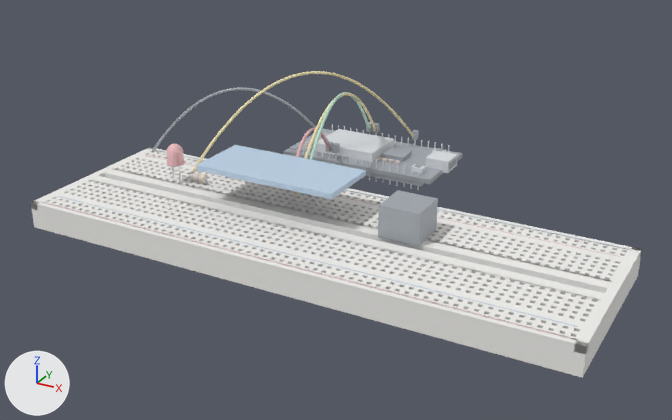
What one commit did to the glTF model mcp-server/physical_studio/bench/ready/distance-alarm/step-13.glb.
Before and after are seen from a camera (50 mm lens) standing at (0.1186, -0.206, 0.1165) and looking at (-0.0056, 0.0198, 0.0037). Lighting does not change. The marker at lower left points along +X, +Y and +Z. The older version comes first. Where no turn or scale is listed for an object, it has been applied to the vertices. Vertices at exactly the same position are counted once.

The first picture shows 'breadboard__mesh', 'buzzer__mesh', 'sensor__mesh', 'uno__mesh', 'wire_ground__mesh', 'wire_led_signal__mesh', 'wire_sensor_echo__mesh', 'wire_sensor_trig__mesh' and 3 more.
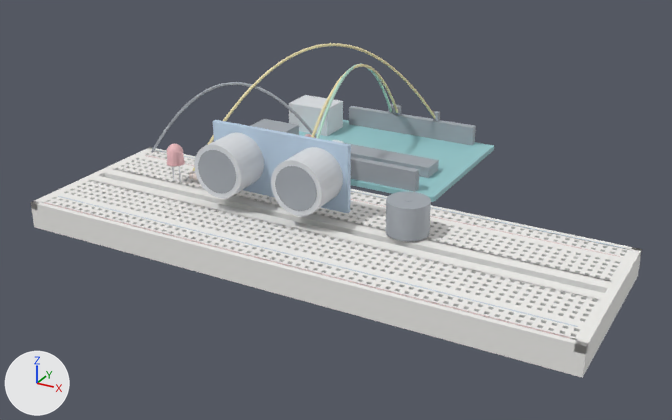
Edits to the bpy script that builds the scene:
```text
Change me_uno__mesh:
    remove me_uno__mesh.from_pydata(...)  # 708 vertices, 1176 faces; spans x -0.0435..0.0137, y 0.051..0.079, z 0.0008..0.009
    add me_uno__mesh.from_pydata(...)  # 56 vertices, 84 faces; spans x -0.054..0.0183, y 0.0383..0.0917, z 0.0038..0.0158
    me_uno__mesh part 1: a new loose piece, a box spanning x -0.0503..0.0183, y 0.0383..0.0917, z 0.0042..0.0058, in mat_defaultmaterial_001
    me_uno__mesh part 2: a new loose piece, a box spanning x -0.054..-0.038, y 0.072..0.084, z 0.0048..0.0158, in mat_defaultmaterial_001
    me_uno__mesh part 3: a new loose piece, a box spanning x -0.052..-0.038, y 0.0435..0.0525, z 0.0048..0.0158, in mat_defaultmaterial_001
    me_uno__mesh part 4: a new loose piece, a box spanning x -0.0245..0.0105, y 0.052..0.06, z 0.0058..0.0093, in mat_defaultmaterial_001
    me_uno__mesh part 5: a new loose piece, a box spanning x -0.0375..0.0115, y 0.0397..0.0422, z 0.0038..0.0123, in mat_defaultmaterial_001
    me_uno__mesh part 6: a new loose piece, a box spanning x -0.0375..0.0115, y 0.0879..0.0904, z 0.0038..0.0123, in mat_defaultmaterial_001
    me_uno__mesh part 7: 302 vertices removed from x -0.0435..0.0137, y 0.051..0.079, z 0.0008..0.009
    other edits to the shape of me_uno__mesh do not show in these pictures
Change me_sensor__mesh:
    remove me_sensor__mesh.from_pydata(...)  # 8 vertices, 12 faces; spans x -0.039..0.006, y -0.0036..0.0164, z 0.0182..0.0198
    add me_sensor__mesh.from_pydata(...)  # 334 vertices, 632 faces; spans x -0.039..0.006, y -0.0066..0.0081, z 0.008..0.0305
    me_sensor__mesh part 8: 8 vertices removed from x -0.039..0.006, y -0.0036..0.0164, z 0.0182..0.0198; 334 vertices added at x -0.039..0.006, y -0.0066..0.0081, z 0.008..0.0305
Change me_wire_led_signal__mesh:
    remove me_wire_led_signal__mesh.from_pydata(...)  # 1009 vertices, 1932 faces; spans x -0.0563..-0.0049, y 0.0161..0.0784, z 0.0077..0.0366
    add me_wire_led_signal__mesh.from_pydata(...)  # 1009 vertices, 1932 faces; spans x -0.0563..-0.0019, y 0.0161..0.09, z 0.0077..0.0445
    me_wire_led_signal__mesh part 9: the loose piece of 8 vertices spanning x -0.0067..-0.0049, y 0.0766..0.0784, z 0.0085..0.0115 is moved by (0.003, 0.0116, 0.004)
    me_wire_led_signal__mesh part 10: 988 of 1009 vertices moved; they spanned x -0.0551..-0.0054, y 0.0176..0.0779, z 0.0082..0.0366 and now span x -0.055..-0.0024, y 0.0179..0.0895, z 0.0111..0.0445; mean shift (0.0015, 0.0059, 0.006); largest move (-0.0054, 0.0774, 0.0087) -> (-0.0024, 0.089, 0.0126)
Change me_wire_sensor_trig__mesh:
    remove me_wire_sensor_trig__mesh.from_pydata(...)  # 1009 vertices, 1932 faces; spans x -0.022..-0.0173, y 0.0161..0.0784, z 0.0077..0.0304
    add me_wire_sensor_trig__mesh.from_pydata(...)  # 1009 vertices, 1932 faces; spans x -0.019..-0.0172, y 0.0161..0.09, z 0.0077..0.0384
    me_wire_sensor_trig__mesh part 11: the loose piece of 8 vertices spanning x -0.022..-0.0202, y 0.0766..0.0784, z 0.0085..0.0115 is moved by (0.003, 0.0116, 0.004)
    me_wire_sensor_trig__mesh part 12: 988 of 1009 vertices moved; they spanned x -0.0216..-0.0174, y 0.0176..0.0779, z 0.0082..0.0304 and now span x -0.0186..-0.0173, y 0.0179..0.0895, z 0.0105..0.0384; mean shift (0.0015, 0.0059, 0.0061); largest move (-0.0206, 0.0775, 0.0085) -> (-0.0176, 0.0891, 0.0125)
Change me_wire_sensor_echo__mesh:
    remove me_wire_sensor_echo__mesh.from_pydata(...)  # 1009 vertices, 1932 faces; spans x -0.0245..-0.0148, y 0.0161..0.0784, z 0.0077..0.0305
    add me_wire_sensor_echo__mesh.from_pydata(...)  # 1009 vertices, 1932 faces; spans x -0.0215..-0.0148, y 0.0161..0.09, z 0.0077..0.0385
    me_wire_sensor_echo__mesh part 13: the loose piece of 8 vertices spanning x -0.0245..-0.0227, y 0.0766..0.0784, z 0.0085..0.0115 is moved by (0.003, 0.0116, 0.004)
    me_wire_sensor_echo__mesh part 14: 988 of 1009 vertices moved; they spanned x -0.0241..-0.015, y 0.0176..0.0779, z 0.0082..0.0305 and now span x -0.0211..-0.0149, y 0.0179..0.0895, z 0.0105..0.0385; mean shift (0.0015, 0.0059, 0.006); largest move (-0.0231, 0.0775, 0.0084) -> (-0.0201, 0.0891, 0.0125)
```

What differs and where, as boxes (x1, y1, x2, y2) in the pictures (672 x 420 px; the box of a moved part takes in the faces that stretch with it):
'uno__mesh', reshaped (35% wider, 61% taller)
    before: (283, 124, 463, 190)
    after: (251, 95, 494, 202)
'sensor__mesh', reshaped (8% narrower, 76% taller)
    before: (196, 145, 366, 199)
    after: (194, 120, 351, 216)
'wire_led_signal__mesh', reshaped (9% wider, 28% taller)
    before: (193, 71, 419, 171)
    after: (193, 43, 440, 171)
'wire_sensor_trig__mesh', reshaped
    before: (294, 93, 380, 193)
    after: (311, 64, 401, 138)
'wire_sensor_echo__mesh', reshaped
    before: (301, 92, 373, 195)
    after: (316, 64, 395, 139)
part 1 of me_uno__mesh, added (cyan)
    after: (299, 120, 494, 202)
part 2 of me_uno__mesh, added
    after: (289, 95, 343, 136)
part 3 of me_uno__mesh, added
    after: (251, 119, 299, 135)
part 4 of me_uno__mesh, added
    after: (345, 143, 439, 178)
part 5 of me_uno__mesh, added
    after: (351, 157, 419, 192)
part 6 of me_uno__mesh, added
    after: (349, 106, 476, 145)
part 7 of me_uno__mesh, deleted
    before: (283, 128, 463, 186)
part 9 of me_wire_led_signal__mesh, moved or reshaped
    before: (412, 130, 419, 140)
    after: (433, 111, 440, 121)
part 10 of me_wire_led_signal__mesh, moved or reshaped
    before: (193, 71, 414, 171)
    after: (193, 43, 436, 171)
part 11 of me_wire_sensor_trig__mesh, moved or reshaped
    before: (373, 123, 380, 133)
    after: (395, 105, 401, 115)
part 12 of me_wire_sensor_trig__mesh, moved or reshaped
    before: (294, 93, 376, 193)
    after: (311, 64, 398, 138)
part 13 of me_wire_sensor_echo__mesh, moved or reshaped
    before: (366, 122, 373, 132)
    after: (388, 104, 395, 114)
part 14 of me_wire_sensor_echo__mesh, moved or reshaped
    before: (301, 92, 370, 194)
    after: (316, 64, 392, 139)
